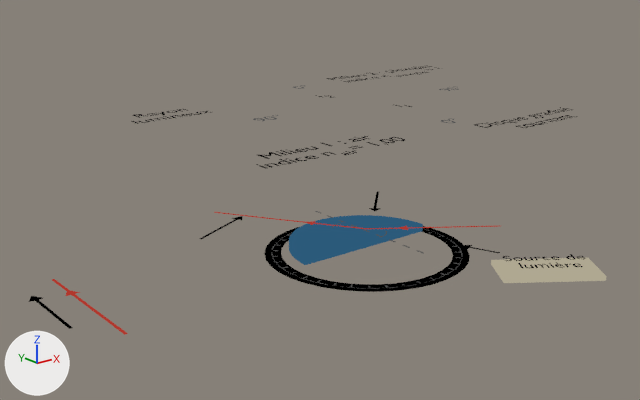
The Blender file 2nde_2022/C4_ondes_lumineuses_optique/images/disque_optique.blend, before and after one commit.
The view is the same before and after, from a camera (50 mm lens) standing at (-9.38, -10.48, 5.49) and looking at (-1.07, -0.08, 1.33). Arrows for +X, +Y and +Z are at lower left; the lights stay in place. Text is drawn in Blender's own font.

Names of what the first picture shows: 'Fleche.001', 'Graduation', 'Plexiglas', 'Rayon.001', 'Source', 'Text.005'.
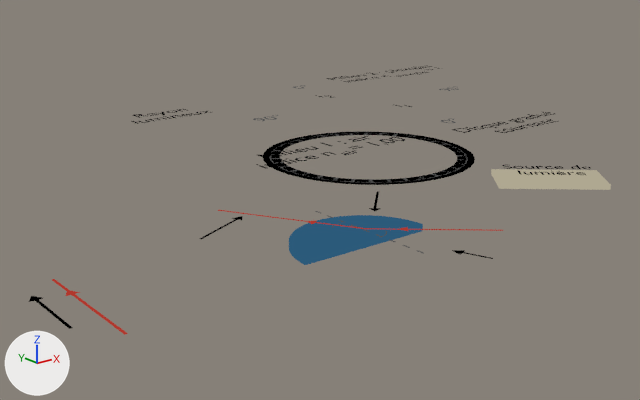
Where the newer file only moved an object's origin or applied its transform, the numbers keep the older frame.

Pixel boxes [x1, y1, x2, y2] of what changed, in the pictures (640 x 400 px):
'Graduation', moved: before [264, 226, 470, 292]; after [263, 132, 475, 185]
'Source', moved, turned: before [491, 258, 606, 283]; after [491, 169, 611, 190]
'Text.005', moved: before [474, 107, 577, 128]; after [452, 112, 559, 133]
'Text', moved, turned: before [503, 254, 586, 268]; after [502, 165, 590, 175]
'Rayon.001', turned: before [214, 212, 366, 229]; after [218, 210, 366, 229]
'Disque', moved: before [271, 228, 463, 289]; after [270, 133, 468, 183]
'Fleche.001', moved: before [459, 245, 500, 253]; after [452, 250, 493, 259]

What changed in the scene script:
```text
Change ob_disque:
    ob_disque.location: (0.0, 0.0, 0.0) -> (0.0, 0.0, 1.67)
Change ob_graduation:
    ob_graduation.location: (0.04, 0.0, 0.0) -> (0.04, 0.0, 1.67)
Change ob_source:
    ob_source.location: (3.08, -2.1, -0.83) -> (2.69, -2.28, 0.9)
    ob_source.rotation_euler: (0.0, 0.0, 0.96) -> (0.0, 0.0, 0.863)  # degrees (0, 0, 55) -> degrees (0, 0, 49)
Change ob_rayon_001:
    ob_rayon_001.rotation_euler: (0.0, 0.0, 0.0) -> (0.0, 0.0, -0.0466)  # degrees (0, 0, 0) -> degrees (0, 0, -2.7)
Change ob_fleche_001:
    ob_fleche_001.location: (0.69, -1.67, 0.6) -> (0.43, -1.76, 0.6)
Change ob_text_005:
    ob_text_005.location: (1.08, -2.38, 2.74) -> (0.61, -2.41, 2.74)
```
